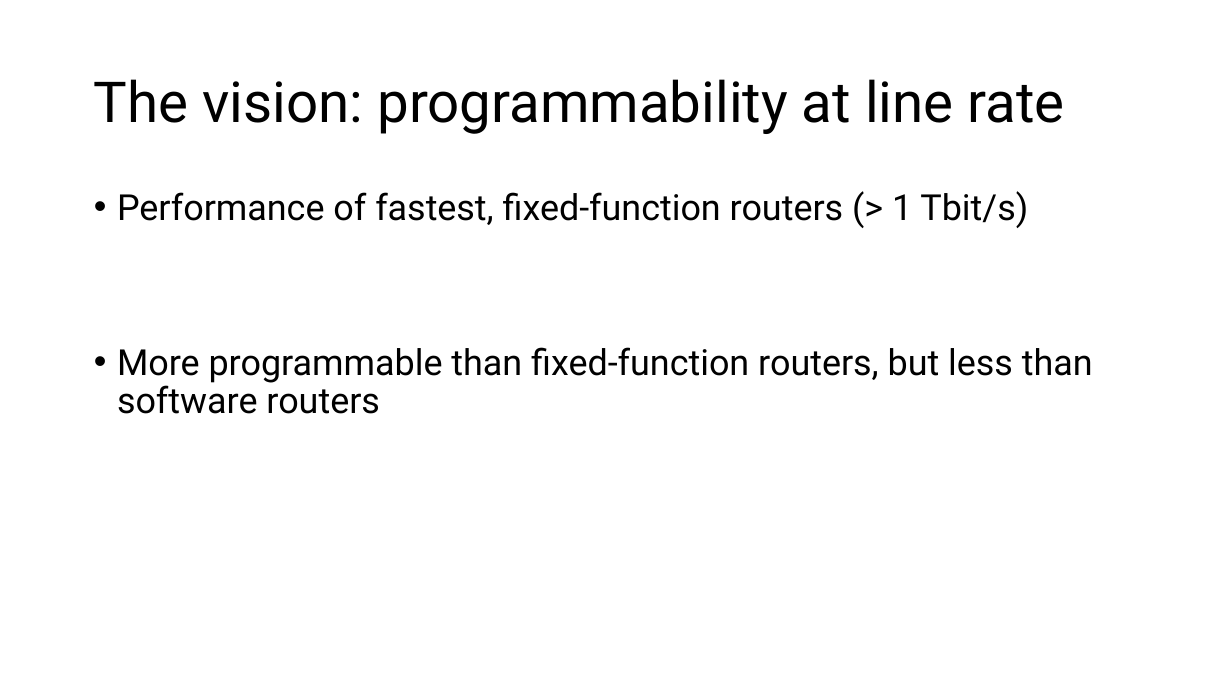
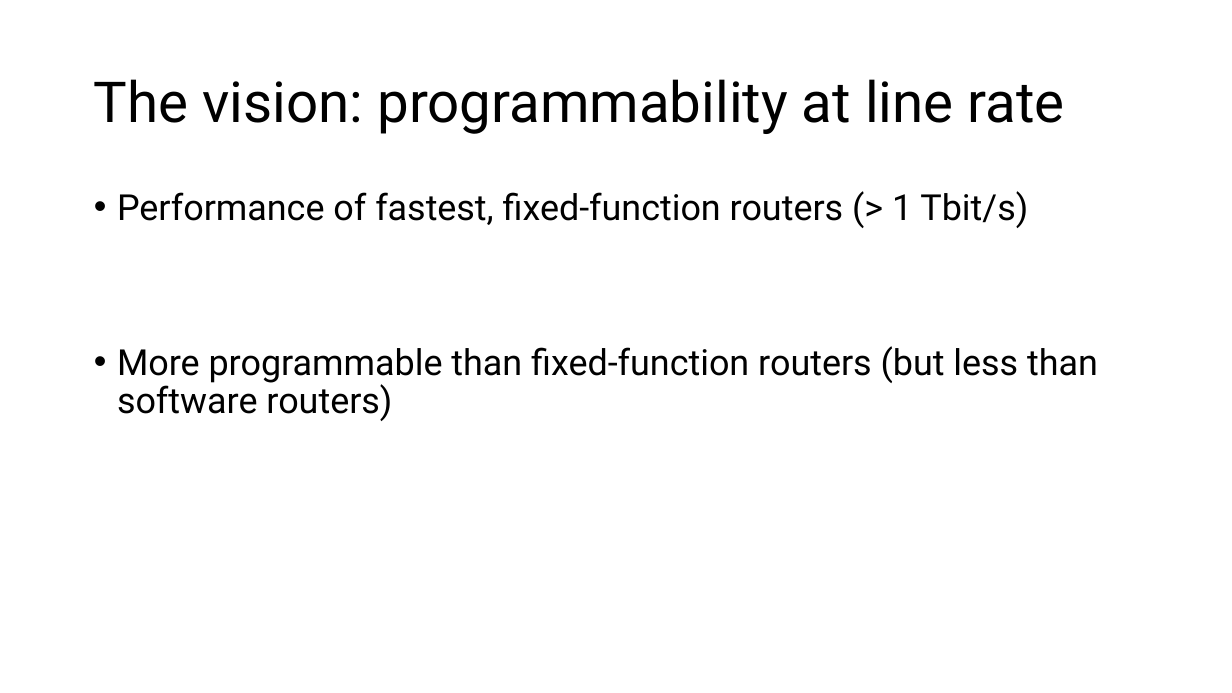
Before and after one commit to anirudhSK/pifo-domino-marple-ppts, a slide deck: slide 5 of combined_domino_pifo.pptx. Drawn at 1232x693 pixels with LibreOffice and Linux fonts; fonts in the diff are those of the drawing. Boxes give left, top, right and bottom in pixels: in the first picture for what was removed or moved away, otherwise in the second. Text is boxed around its words. In the diff, an @@ line names an element or a change of style, - is before the commit and + after.

```diff
--- a/combined_domino_pifo.pptx
+++ b/combined_domino_pifo.pptx
@@ text at (117, 346, 1098, 421): text changed @@
-• More programmable than fixed-function routers, but less than software routers
+• More programmable than fixed-function routers (but less than software routers)
```
Also in this commit, not shown: 9 other slides changed.
